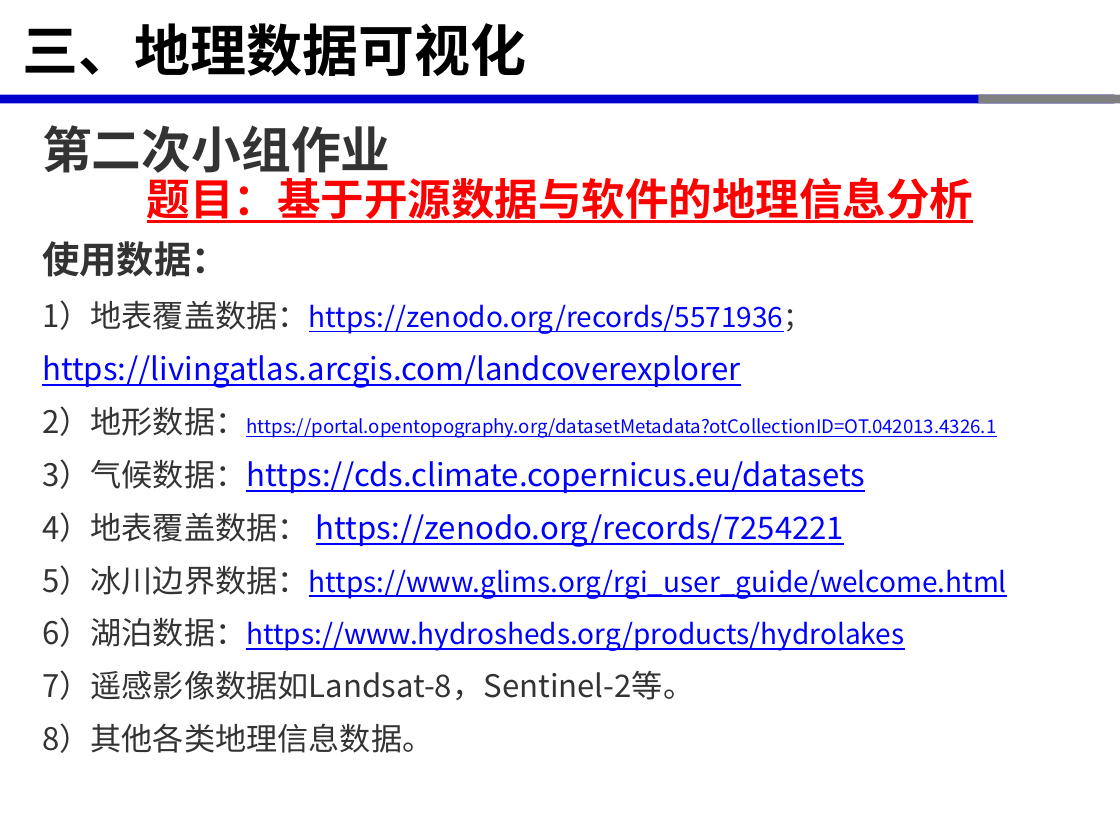
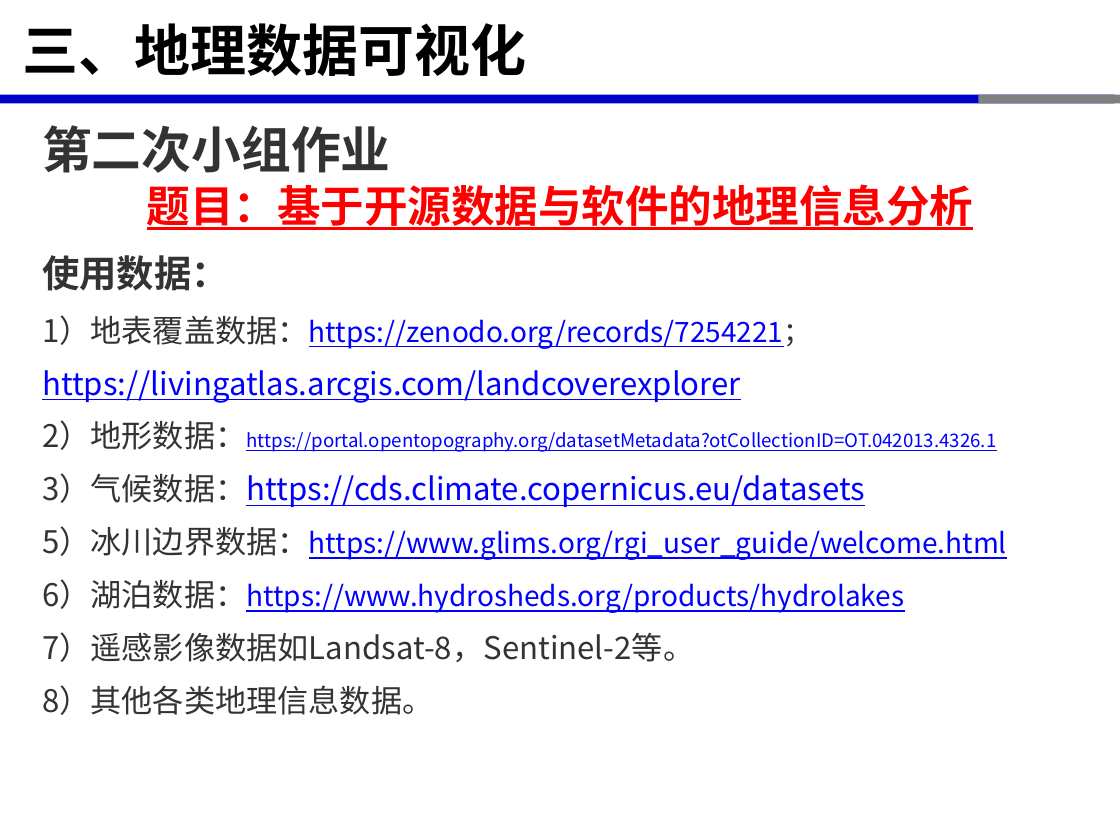
Before and after one commit to xinluo2018/open-source-gis-course, a slide deck: slide 16 of 第7章-机器学习与遥感影像分类-6课时/第7章-机器学习与遥感影像分类.pptx. Drawn at 1120x840 pixels with LibreOffice and Linux fonts; fonts in the diff are those of the drawing. Boxes give left, top, right and bottom in pixels: in the first picture for what was removed or moved away, otherwise in the second. Text is boxed around its words. In the diff, an @@ line names an element or a change of style, - is before the commit and + after.

```diff
--- a/第7章-机器学习与遥感影像分类-6课时/第7章-机器学习与遥感影像分类.pptx
+++ b/第7章-机器学习与遥感影像分类-6课时/第7章-机器学习与遥感影像分类.pptx
@@ text "题目：基于开源数据与软件的地理信息分析" rewrapped from [147, 171, 973, 223] to [147, 184, 973, 230] @@
@@ text "使用数据：": place and size @@
-text "使用数据：" at [42, 241, 1007, 753]
+text "使用数据：" at [42, 255, 1007, 715]
@@ text at [42, 315, 812, 349]: text changed @@
-1）地表覆盖数据：https://zenodo.org/records/5571936；
+1）地表覆盖数据：https://zenodo.org/records/7254221；
@@ text at [42, 512, 844, 547]: paragraph removed @@
-4）地表覆盖数据： https://zenodo.org/records/7254221
```
Also in this commit, not shown: 4 other slides changed, 8 other files.
